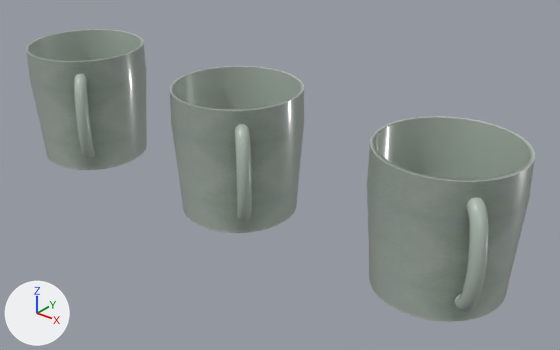
The glTF model public/modelos/ORI-51.glb as it was, and as the next commit left it.
One viewpoint serves both versions: a camera (50 mm lens) standing at (0.284, -0.326, 0.233) and looking at (0.017, 0.008, 0.027). Every picture has the same lights, and +X, +Y and +Z are marked at lower left. The older version comes first.

The older version as bpy lines, for what is in view:
```python
me_mesh_8 = bpy.data.meshes.new('Mesh_8')
me_mesh_8.from_pydata(...)  # 398 vertices, 768 faces; spans x -0.0005..0.0154, y -0.0042..0.0042, z -0.0306..0.0306
me_mesh_8.materials.append(mat_flat__174_187_176_gloss_005)  # grey #afbcb1
ob_mesh_8 = bpy.data.objects.new('Mesh_8', me_mesh_8)
ob_mesh_8.parent = ob_node_11
ob_mesh_8.location = (0.0388, 0.0, 0.0416)
ob_node_1 = bpy.data.objects.new('Node_1', None)
ob_node_1.parent = ob_node_0
ob_node_1.location = (-0.00875, 0.0, 0.0)
ob_node_1.rotation_euler = (0.0, 0.0, -0.785)  # degrees (0, 0, -45)
ob_node_11 = bpy.data.objects.new('Node_11', None)
ob_node_11.parent = ob_node_10
ob_node_11.location = (-0.00875, 0.0, 0.0)
ob_node_11.rotation_euler = (0.0, 0.0, -0.785)  # degrees (0, 0, -45)
ob_node_6 = bpy.data.objects.new('Node_6', None)
ob_node_6.parent = ob_node_5
ob_node_6.location = (-0.00875, 0.0, 0.0)
ob_node_6.rotation_euler = (0.0, 0.0, -0.785)  # degrees (0, 0, -45)
# also in view: 'Mesh_6' at (0.131, 0.0, 0.04); 'Mesh_0' at (-0.149, 0.0, 0.04); 'Mesh_3' at (-0.009, 0.0, 0.04); 'Mesh_1' at (-0.149, 0.0, 0.044); 'Mesh_7' at (0.131, 0.0, 0.044)
```
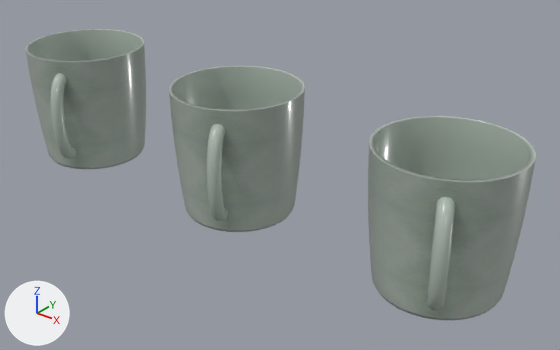
ob_node_1 is not drawn itself; it is the parent of ob_mesh_0, ob_mesh_1, ob_mesh_2.
ob_node_6 is not drawn itself; it is the parent of ob_mesh_3, ob_mesh_4, ob_mesh_5.
ob_node_11 is not drawn itself; it is the parent of ob_mesh_6, ob_mesh_7, ob_mesh_8.

Location of each change, [x1, y1, x2, y2] in pixels of the pictures (560 x 350 px):
```json
{"object": "Mesh_6", "change": "turned", "before": [367, 146, 535, 322], "after": [368, 146, 535, 320]}
{"object": "Mesh_3", "change": "turned", "before": [170, 90, 304, 233], "after": [169, 88, 305, 232]}
{"object": "Mesh_0", "change": "turned", "before": [26, 42, 147, 170], "after": [26, 44, 146, 169]}
{"object": "Mesh_7", "change": "turned", "before": [370, 116, 535, 182], "after": [369, 116, 536, 182]}
{"object": "Mesh_4", "change": "turned", "before": [170, 66, 304, 111], "after": [169, 66, 305, 111]}
{"object": "Mesh_8", "change": "turned", "before": [454, 197, 488, 312], "after": [427, 197, 455, 311]}
{"object": "Mesh_1", "change": "turned", "before": [26, 29, 143, 62], "after": [26, 29, 144, 62]}
{"object": "Mesh_5", "change": "turned", "before": [234, 124, 252, 222], "after": [207, 124, 229, 221]}
{"object": "Mesh_2", "change": "turned", "before": [74, 74, 96, 159], "after": [50, 73, 77, 159]}
```

The change, as JSON lines over the scene's bpy script:
```json
{"op": "set", "path": "ob_node_1.rotation_euler", "old": "(0.0, 0.0, -0.785)", "new": "(0.0, 0.0, -1.121)", "note": "degrees (0, 0, -45) -> degrees (0, 0, -64)"}
{"op": "set", "path": "ob_node_6.rotation_euler", "old": "(0.0, 0.0, -0.785)", "new": "(0.0, 0.0, -1.121)", "note": "degrees (0, 0, -45) -> degrees (0, 0, -64)"}
{"op": "set", "path": "ob_node_11.rotation_euler", "old": "(0.0, 0.0, -0.785)", "new": "(0.0, 0.0, -1.121)", "note": "degrees (0, 0, -45) -> degrees (0, 0, -64)"}
```
